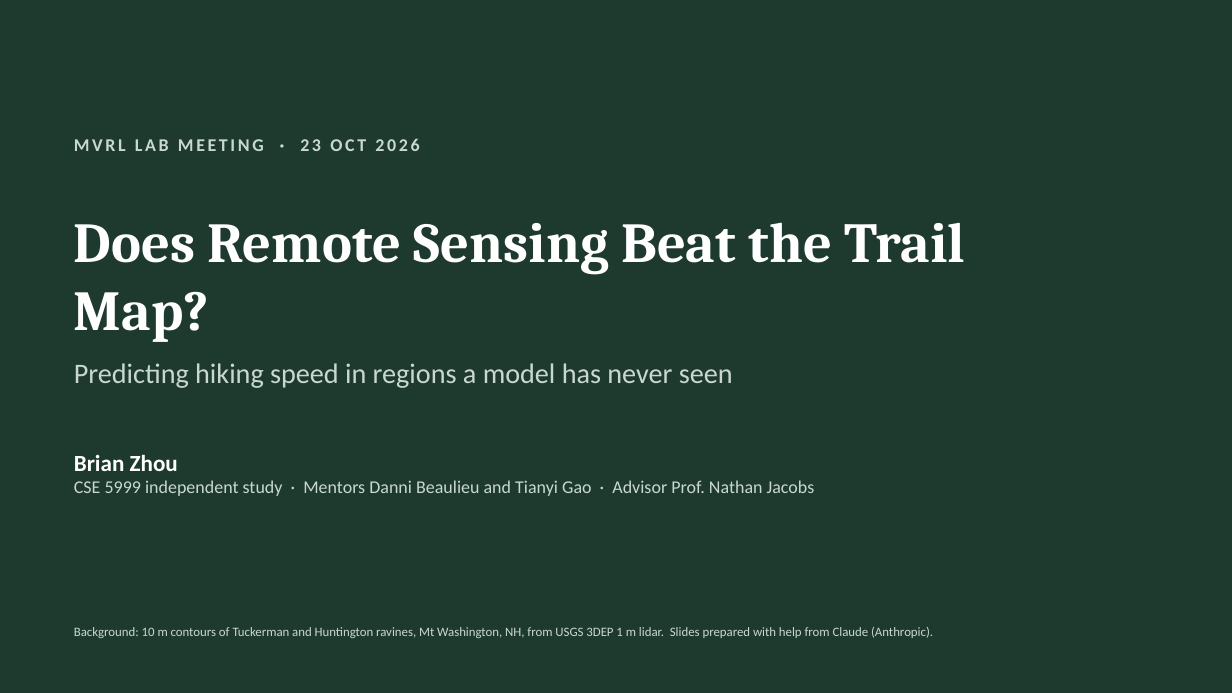
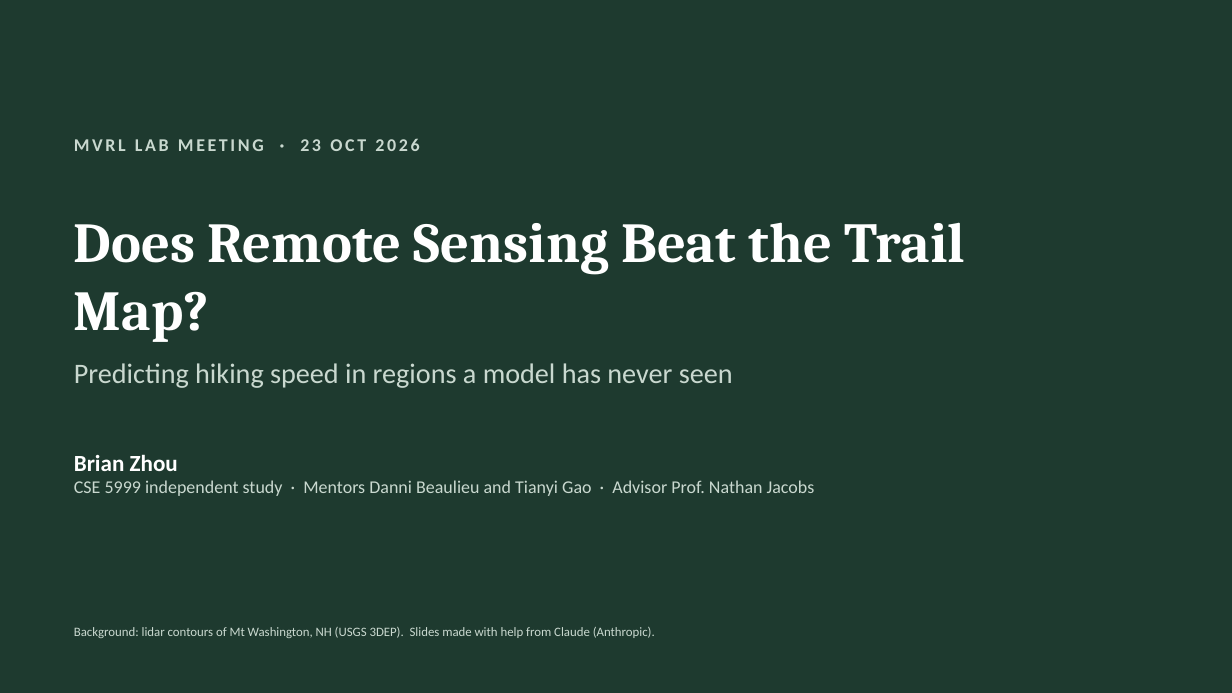
Before and after one commit to Brian24NX/GeoAI, a slide deck: slide 1 of meeting_plots/oct23_lab/Zhou_LabMeeting_23Oct.pptx. Drawn at 1232x693 pixels with LibreOffice and Linux fonts; fonts in the diff are those of the drawing; background and template pictures are left out. Boxes give left, top, right and bottom in pixels: in the first picture for what was removed or moved away, otherwise in the second. Text is boxed around its words. In the diff, an @@ line names an element or a change of style, - is before the commit and + after.

```diff
--- a/meeting_plots/oct23_lab/Zhou_LabMeeting_23Oct.pptx
+++ b/meeting_plots/oct23_lab/Zhou_LabMeeting_23Oct.pptx
@@ text at (74, 627, 655, 638): text changed @@
-Background: 10 m contours of Tuckerman and Huntington ravines, Mt Washington, NH, from USGS 3DEP 1 m lidar. Slides prepared with help from Claude (Anthropic).
+Background: lidar contours of Mt Washington, NH (USGS 3DEP). Slides made with help from Claude (Anthropic).
```
Also in this commit, not shown: 5 other slides changed, 1 slide added, 1 slide removed, 9 other files.
